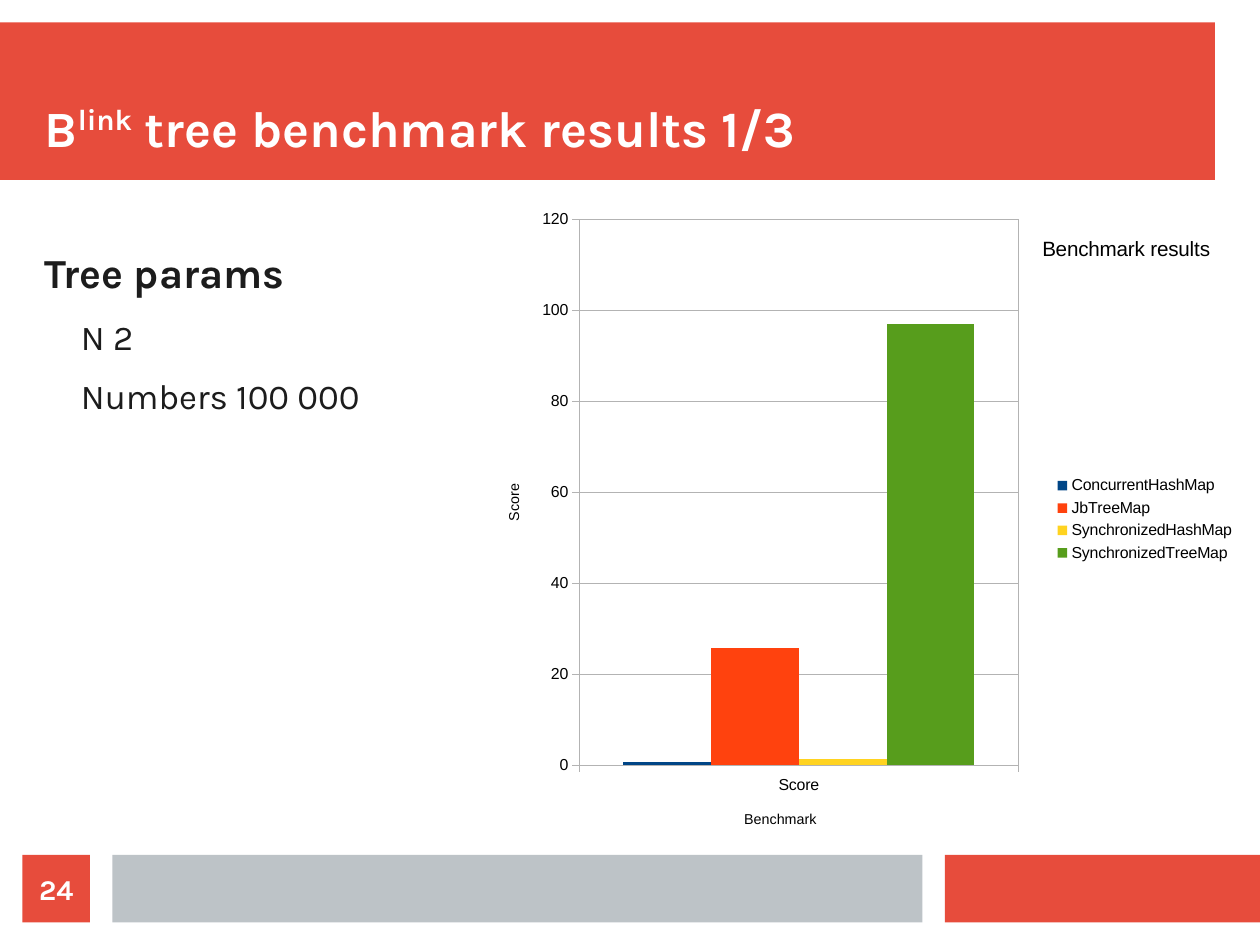
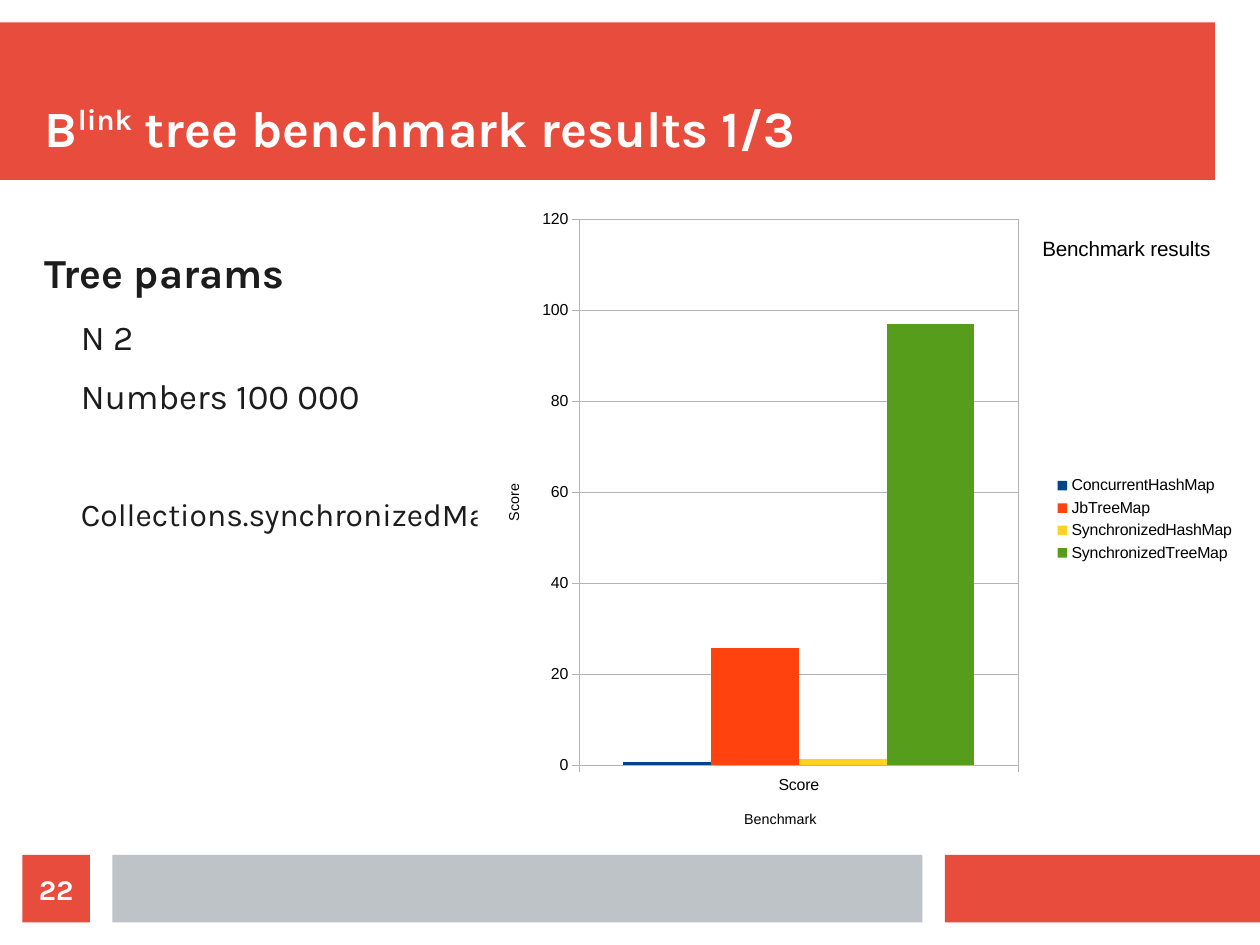
Before and after one commit to jajir/jbtree, a slide deck: slide 22 of jbtree/src/presentation/jbtree-0.1.odp (slide 24 before the commit). Drawn at 1260x945 pixels with LibreOffice and Linux fonts; fonts in the diff are those of the drawing. Boxes give left, top, right and bottom in pixels: in the first picture for what was removed or moved away, otherwise in the second. Text is boxed around its words. In the diff, an @@ line names an element or a change of style, - is before the commit and + after.

```diff
--- a/jbtree/src/presentation/jbtree-0.1.odp
+++ b/jbtree/src/presentation/jbtree-0.1.odp
@@ text at box(81, 498, 516, 534): paragraph added @@
+Collections.synchronizedMap(
@@ page number at box(39, 881, 74, 900): text changed @@
-24
+22
```
Also in this commit, not shown: 10 other slides changed, 4 slides added, 2 slides removed, 6 other files.
